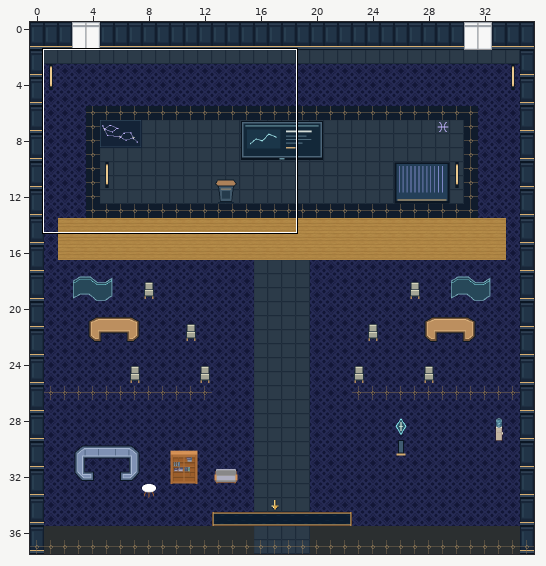
Tiled map (JSON) -- maps/speaker-pisces.tmj. The first picture is a wide view before the edit; the outline marks the close-up.
Close-up. Before the commit:
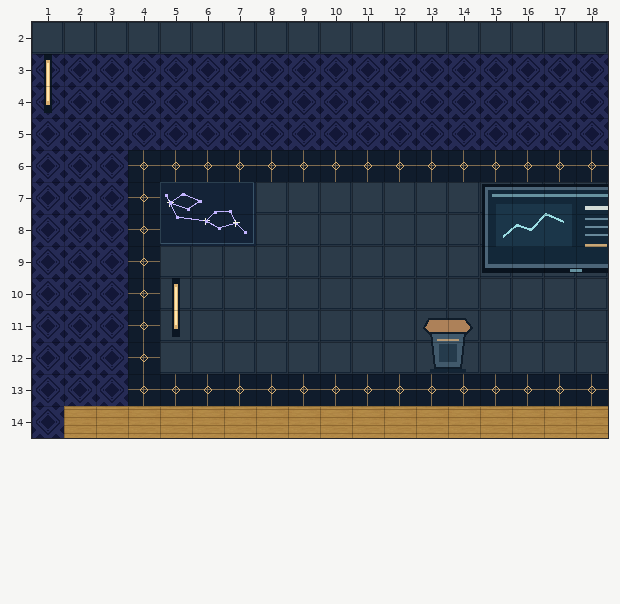
Cells are 32x32 px. Shown: x 1..18, y 2..14. The commit also changed other parts of the map, which this record leaves out.
New version:
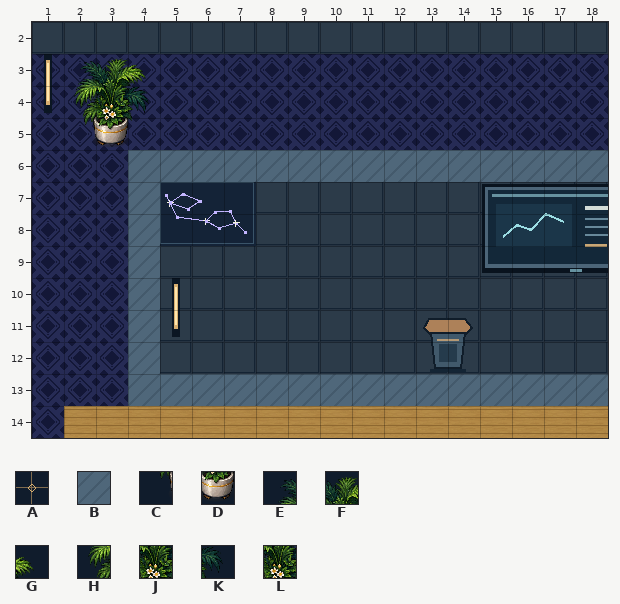
Key: from "art-0": A 15; from "art-1": B 360; from "art-8": C 6, D 7; from "art-9": E 64, F 65, G 66, H 80, J 81, K 82; from "navigation-mask": L 1.
_ is an empty cell, . an unchanged one.
Tiles of an added or newly shown layer are drawn over the layers below it.
See-through tiles are keyed as they look on the map.
Edits made:
--- layer "terrain"
@@ x 4..18 @@
- 6 AAAAAAAAAAAAAAA
- 7 A..............
- 8 A..............
- 9 A..............
-10 A..............
-11 A..............
-12 A..............
-13 AAAAAAAAAAAAAAA
+ 6 BBBBBBBBBBBBBBB
+ 7 B..............
+ 8 B..............
+ 9 B..............
+10 B..............
+11 B..............
+12 B..............
+13 BBBBBBBBBBBBBBB
--- layer "scenery-belowAvatar-0"
@@ x 2..3 @@
- 5 __
+ 5 CD
--- layer "interior-ambient-plant" (added)
@@ x 2..4 @@
- 3 ___
- 4 ___
+ 3 EFG
+ 4 HJK
--- layer "physical-collisions"
@@ x 2..4 @@
- 3 ___
- 4 ___
- 5 __.
+ 3 LLL
+ 4 LLL
+ 5 LL.
